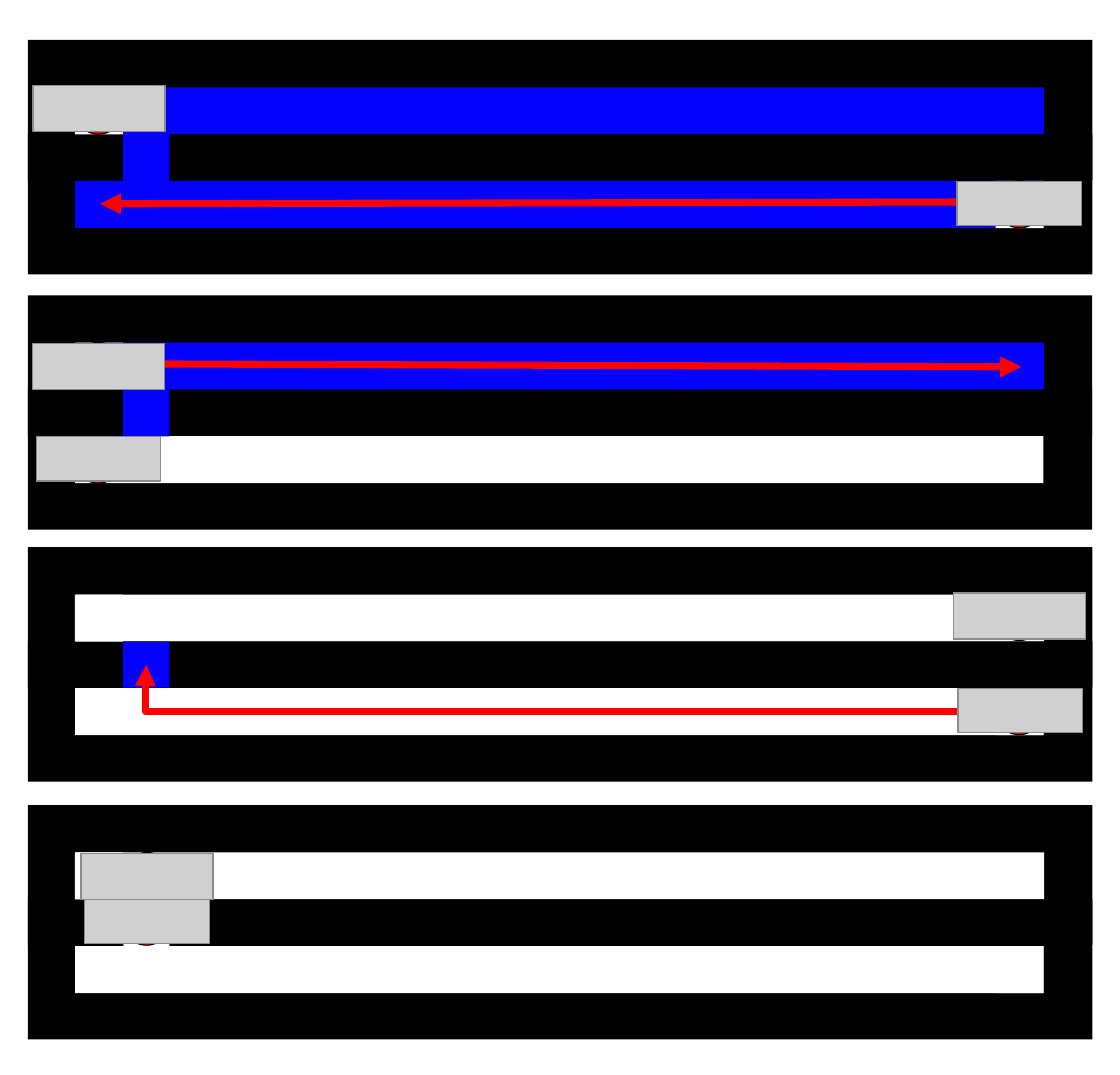
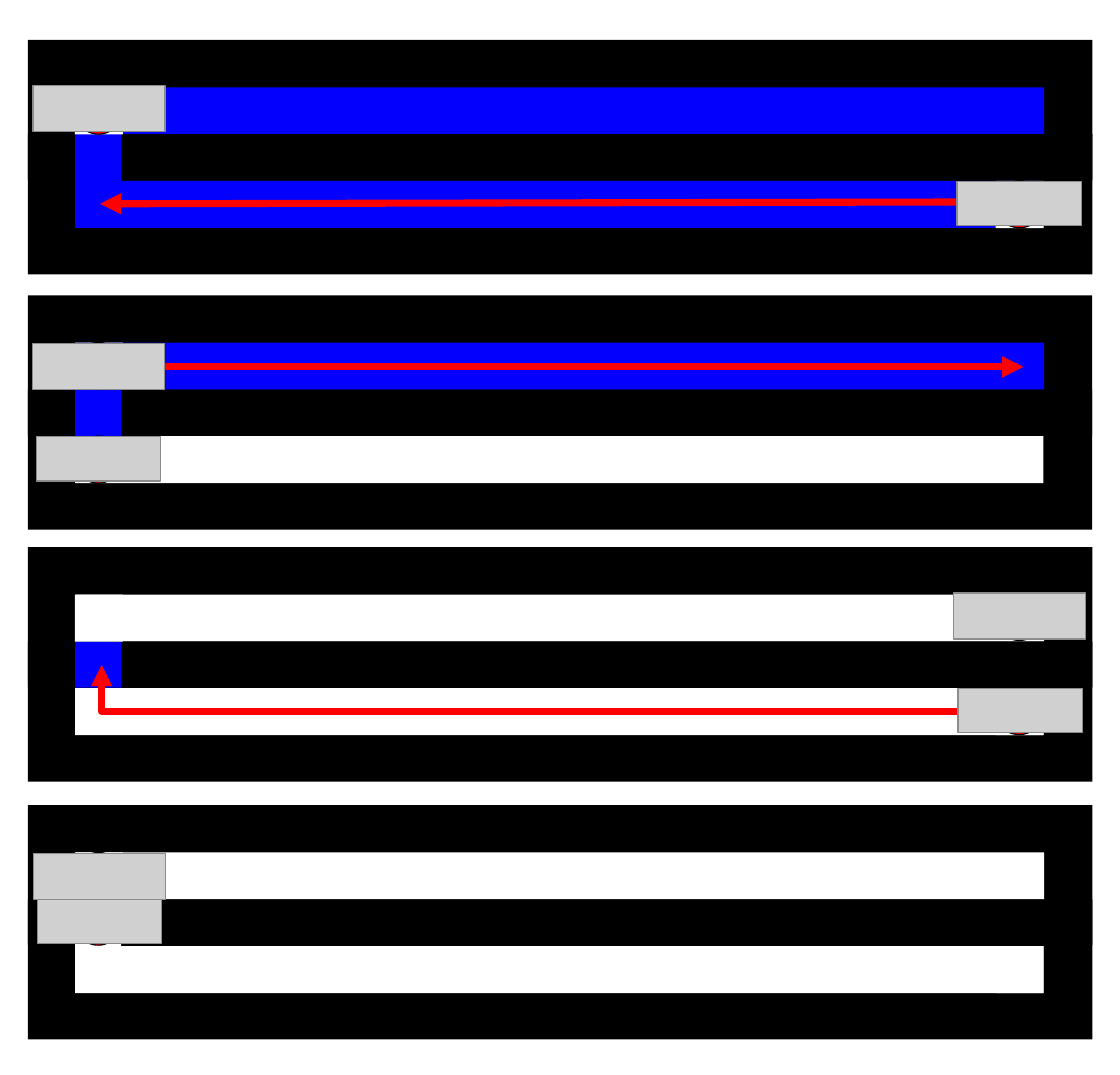
Before and after one commit to danielbao/IROS2017mappingParticles, a slide deck: slide 1 of pictures/pdf/greedy1.pptx. Drawn at 1120x1075 pixels with LibreOffice and Linux fonts; fonts in the diff are those of the drawing; grey boxes stand for pictures. Boxes give left, top, right and bottom in pixels: in the first picture for what was removed or moved away, otherwise in the second. Text is boxed around its words. In the diff, an @@ line names an element or a change of style, - is before the commit and + after.

```diff
--- a/pictures/pdf/greedy1.pptx
+++ b/pictures/pdf/greedy1.pptx
@@ arrow moved from (123, 364) - (1022, 367) to (144, 367) - (1024, 367) @@
@@ elbow arrow moved from (988, 710) - (146, 665) to (979, 710) - (102, 665) @@
@@ picture: place and size @@
-picture at [81, 853, 214, 899]
+picture at [34, 853, 166, 899]
@@ 4 rectangles, 2 ellipses, 1 picture: place and size @@
-4 rectangles, 2 ellipses, 1 picture at [85, 135, 209, 947]
+4 rectangles, 2 ellipses, 1 picture at [37, 135, 162, 947]
```
Also in this commit, not shown: 6 other files.
